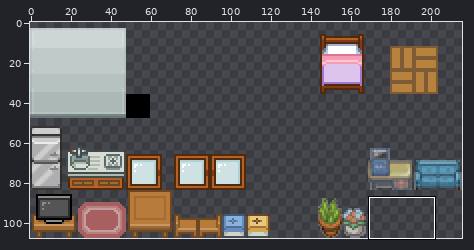
Two versions of one sprite sheet, public/assets/imgs/interni.png. The first picture is a wide view before the edit; the outline marks the close-up.
Close-up. Before the edit:
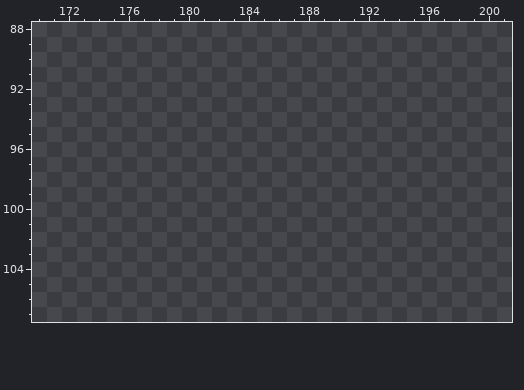
The file is 216x108 pixels. Pixels under 10% opacity are left out. Colours within 5 levels of each other are drawn and written as one. Shown: x 170..201, y 88..107. The commit also changed other parts of the picture, which this record leaves out.
Now the later version:
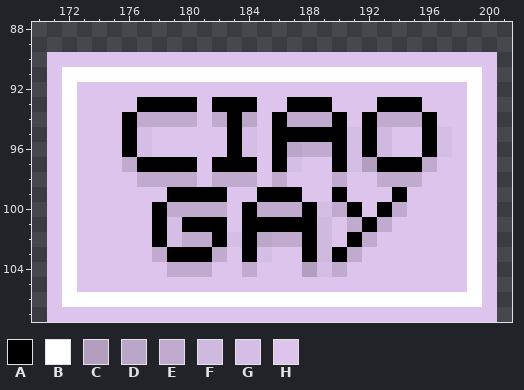
Palette (. is transparent): A #000000  B #ffffff  C #b29ebf  D #baa6c8  E #c0abce  F #d0b9df  G #d5bee5  H #dcc4ec
From old to new:
@@ x 170..201 @@
  89 ................................
- 90 ................................
- 91 ................................
- 92 ................................
- 93 ................................
- 94 ................................
- 95 ................................
- 96 ................................
- 97 ................................
- 98 ................................
- 99 ................................
-100 ................................
-101 ................................
-102 ................................
-103 ................................
-104 ................................
-105 ................................
-106 ................................
-107 ................................
+ 90 .HHHHHHHHHHHHHHHHHHHHHHHHHHHHHH.
+ 91 .HBBBBBBBBBBBBBBBBBBBBBBBBBBBBH.
+ 92 .HBHHHHHHHHHHHHHHHHHHHHHHHHHHBH.
+ 93 .HBHHHHAAAAHAAAHHAAAHHHAAAHHHBH.
+ 94 .HBHHHAEEEEHEADHAEEEAHAEEEAHHBH.
+ 95 .HBHHHAGHHHHHAGHAAAAAGAFHHAGHBH.
+ 96 .HBHHHAGHHHHHAGHADEEAGAFHHAGHBH.
+ 97 .HBHHHEAAAAHAAAHAGHHAGCAAAEHHBH.
+ 98 .HBHHHHEEEEHEEEHEHHHEHHEEEHHHBH.
+ 99 .HBHHHHHHAAAAHHAAAHHAHHHAHHHHBH.
+100 .HBHHHHHAEEEEHAEEEAGEAHAEHHHHBH.
+101 .HBHHHHHAGAAAHAAAAAFHEAEHHHHHBH.
+102 .HBHHHHHAGEEAGADEEAFHAEHHHHHHBH.
+103 .HBHHHHHEAAAEHAGHHAFAEHHHHHHHBH.
+104 .HBHHHHHHEEEHHEHHHCGEHHHHHHHHBH.
+105 .HBHHHHHHHHHHHHHHHHHHHHHHHHHHBH.
+106 .HBBBBBBBBBBBBBBBBBBBBBBBBBBBBH.
+107 .HHHHHHHHHHHHHHHHHHHHHHHHHHHHHH.
